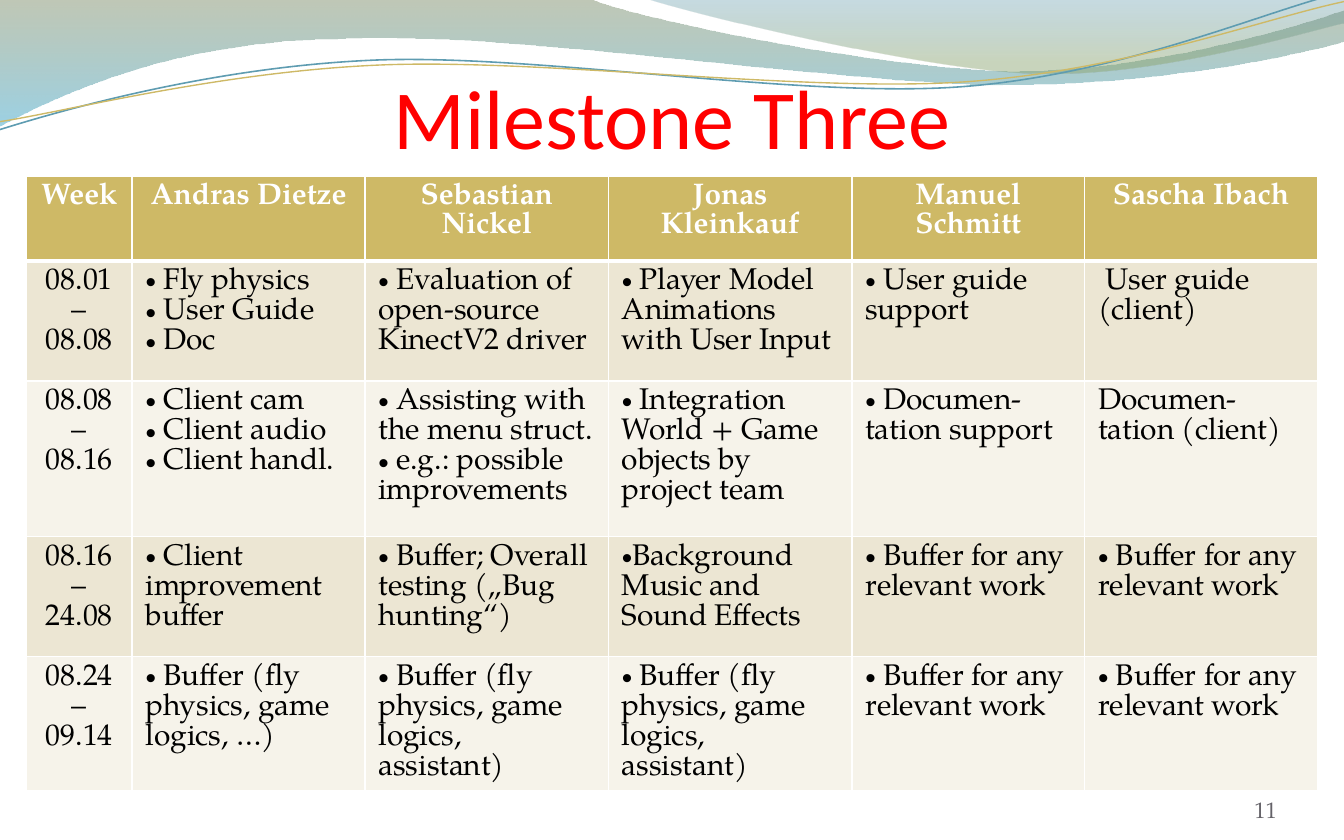
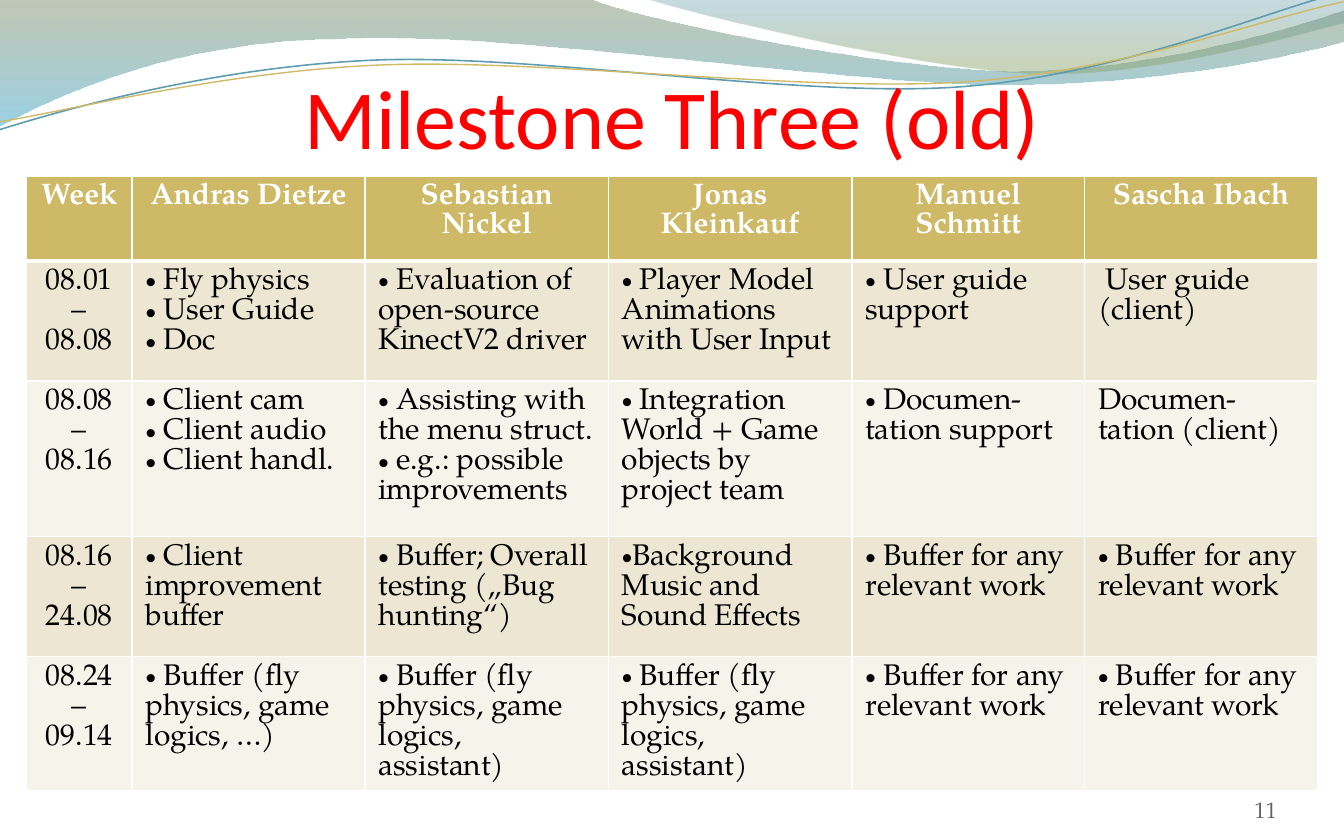
Before and after one commit to andreasdietze/Rift-WingsuitV2, a slide deck: slide 11 of Präsentationen/Zwischenpräsentation 16.06/Project proposal update 06.16 - Rift Wingsuit V2.pptx. Drawn at 1344x840 pixels with LibreOffice and Linux fonts; fonts in the diff are those of the drawing; background and template pictures are left out. Boxes give left, top, right and bottom in pixels: in the first picture for what was removed or moved away, otherwise in the second. Text is boxed around its words. In the diff, an @@ line names an element or a change of style, - is before the commit and + after.

```diff
--- a/Präsentationen/Zwischenpräsentation 16.06/Project proposal update 06.16 - Rift Wingsuit V2.pptx
+++ b/Präsentationen/Zwischenpräsentation 16.06/Project proposal update 06.16 - Rift Wingsuit V2.pptx
@@ title at bbox=[304, 79, 1040, 161]: text changed @@
-Milestone Three
+Milestone Three (old)
```
Also in this commit, not shown: 5 other slides changed.
